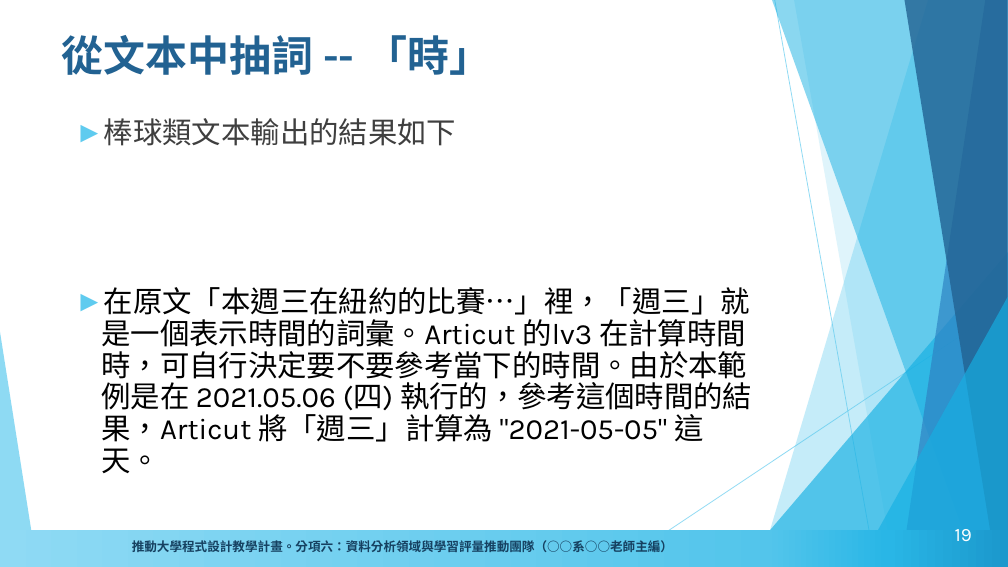
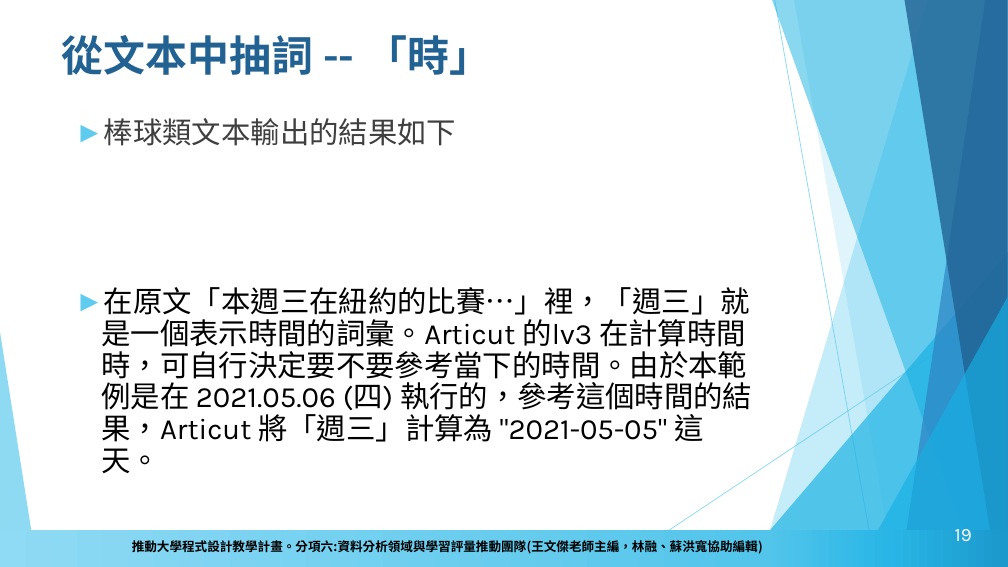
Before and after one commit to howardsukuan/textual-data-analysis-python, a slide deck: slide 19 of week03/文本分析與程式設計Week3.pptx. Drawn at 1008x567 pixels with LibreOffice and Linux fonts; fonts in the diff are those of the drawing; background and template pictures are left out. Boxes give left, top, right and bottom in pixels: in the first picture for what was removed or moved away, otherwise in the second. Text is boxed around its words. In the diff, an @@ line names an element or a change of style, - is before the commit and + after.

```diff
--- a/week03/文本分析與程式設計Week3.pptx
+++ b/week03/文本分析與程式設計Week3.pptx
@@ text at (132, 538, 763, 555): text changed; font Karla to Noto Sans CJK SC; text colour #164161 to #000000 @@
-推動大學程式設計教學計畫。分項六：資料分析領域與學習評量推動團隊（○○系○○老師主編）
+推動大學程式設計教學計畫。分項六:資料分析領域與學習評量推動團隊(王文傑老師主編，林融、蘇洪寬協助編輯)
```
Also in this commit, not shown: 27 other slides changed.
